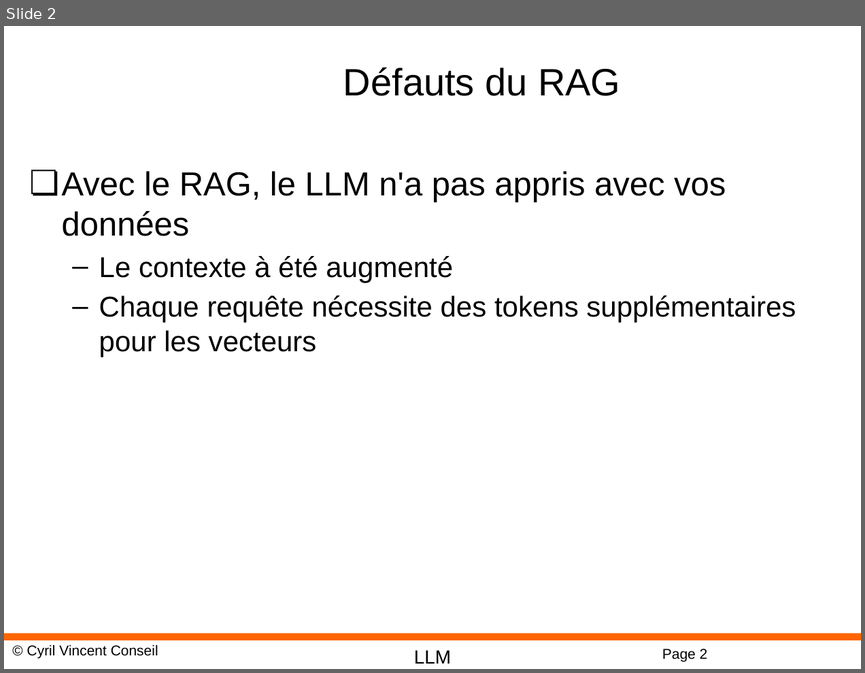
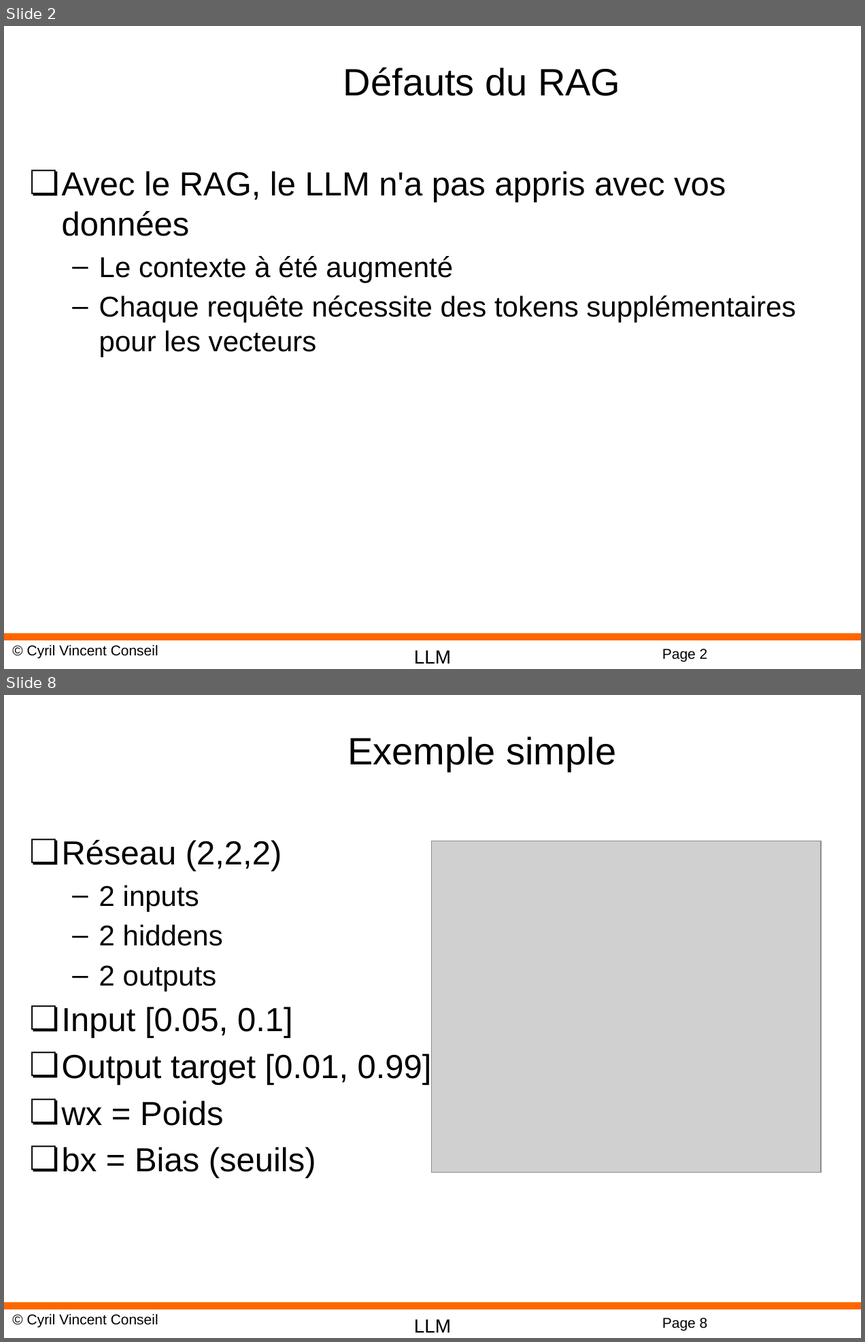
Before and after one commit to cyrilvincent/rag, a slide deck: ppt/RAG13-FineTuning.pptx. Shown one above the other, each under a label of ours: slide 2 before the commit, slides 2 and 8 after it; the slides between them are not shown. The pictures are 865x673 and 865x1342 pixels, drawn with LibreOffice and Linux fonts; fonts in the diff are those of the drawing; grey boxes stand for pictures; background and template pictures are left out. Boxes give left, top, right and bottom in pixels: in the first picture for what was removed or moved away, otherwise in the second. Text is boxed around its words. In the diff, an @@ line names an element or a change of style, - is before the commit and + after.

```diff
--- a/ppt/RAG13-FineTuning.pptx
+++ b/ppt/RAG13-FineTuning.pptx
@@ slide 8 added at [4,695,861,1338], background #FFFFFF; not listed: 4 template elements that a slide beside it also shows @@
@@ title added at [347,736,617,772], 32 pt, text #000000 @@
+Exemple simple
@@ text added at [62,840,432,1178], 28 pt, text #000000 @@
+❏ Réseau (2,2,2)
+  – 2 inputs
+  – 2 hiddens
+  – 2 outputs
+❏ Input [0.05, 0.1]
+❏ Output target [0.01, 0.99]
+❏ wx = Poids
+❏ bx = Bias (seuils)
@@ picture added at [432,841,821,1172] @@
```
Also in this commit, not shown: 1 slide changed, 11 other slides added, 47 other files.
